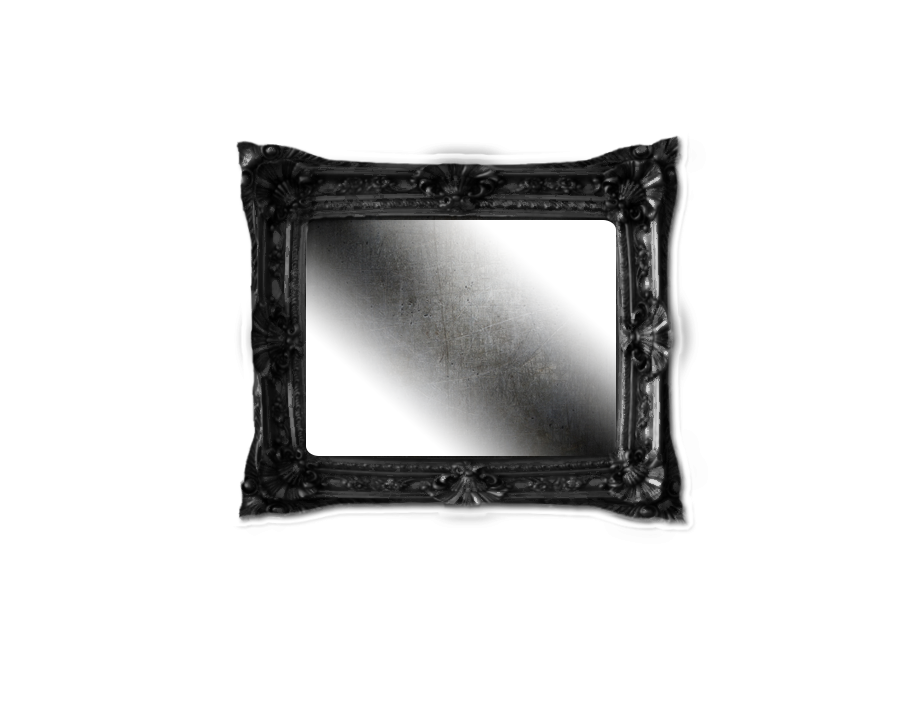
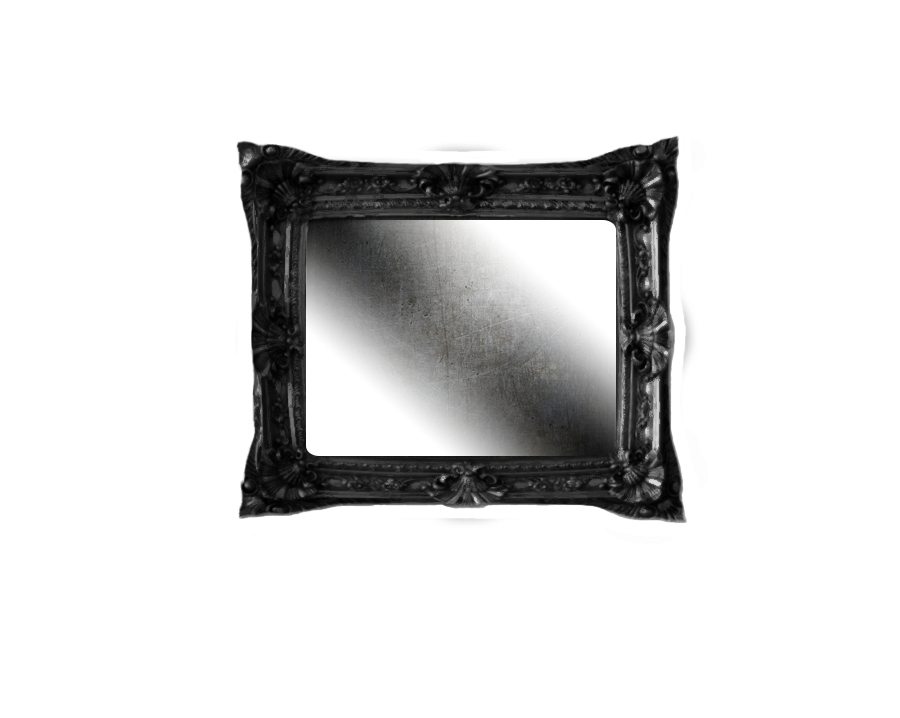
Layered file, before and after one edit (900×718). Changes by layer:
added layer "Borde blanco" above "Rectángulo redondeado 1" over [left=234, top=136, right=697, bottom=537]
